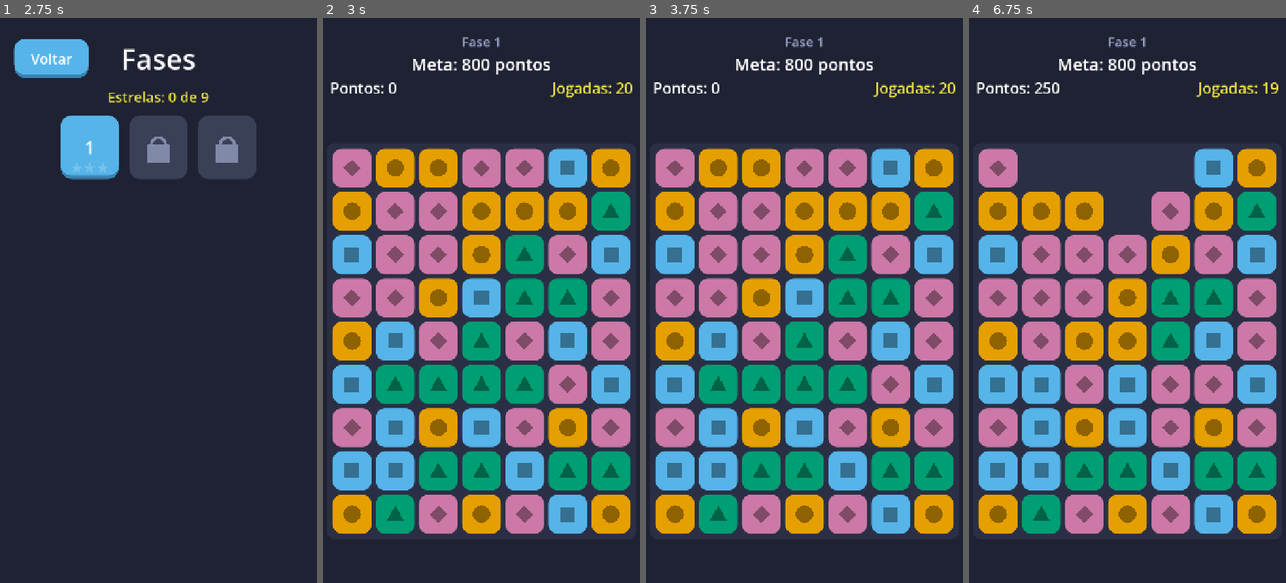
Above: before the commit, frames 1-4 (left to right).
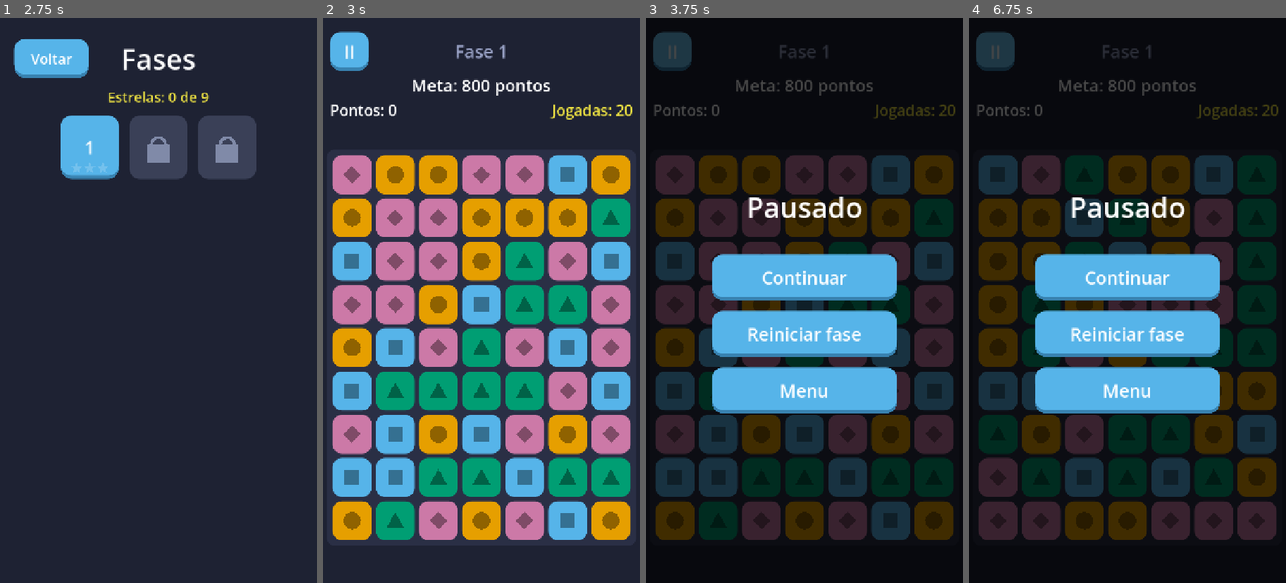
Above: after the commit, the same moments.

Repository: matheusmontagner8/colorbitz
Game: Godot game, scene res://scenes/main_menu.tscn
The game is run twice, just before and just after one commit, with the same random seed, the same clock (stepped at 60 frames per second) and the same inputs.
Inputs (mouse positions are in pixels of both pictures, inside the frame that each line leads up to):
- Up to frame 1 (2.75 s): click "Jogar" at 0.5 s; click "Voltar" at 1.25 s; click "Jogar" at 2 s
- Up to frame 2 (3 s): click "1" at 2.75 s
- Up to frame 3 (3.75 s): click (671, 51) at 3.5 s, where only the run after the commit has a clickable "II"
- Up to frame 4 (6.75 s): click (1127, 277) at 4.25 s, where only the run after the commit has a clickable "Continuar"; click (994, 51) at 5 s, where only the run after the commit has a clickable "II"; click (1127, 334) at 5.75 s, where only the run after the commit has a clickable "Reiniciar fase"; click (994, 51) at 6.5 s, where only the run after the commit has a clickable "II"

Frame 1 is identical in both runs. In frame 2, 27% of the frame differs, in the area x 2-98%, y 2-93%; in frame 3, 95%; in frame 4, 95%, in the area x 0-100%, y 0-100%.

Commit message:
Jogo: pausa, resultado com estrelas, progresso salvo e botão voltar
Pausa via SceneTree.paused com overlays em PROCESS_MODE_ALWAYS; pausa
automática quando o app vai para segundo plano.

Co-Authored-By: Claude Opus 5.5 <noreply@anthropic.com>

Diff:
--- a/scripts/game_view.gd
+++ b/scripts/game_view.gd
@@ -1,20 +1,18 @@
-## Cena de jogo (Semana 1): mostra o tabuleiro, recebe toques e anima.
+## Tela de jogo: tabuleiro, HUD, pausa e resultado.
 ## Toda a regra do jogo fica em board.gd / game_session.gd; aqui é só interface.
 extends Control
 
 const GameSession = preload("res://scripts/game_session.gd")
 const LevelLoader = preload("res://scripts/level_loader.gd")
 const BlockView = preload("res://scripts/block_view.gd")
-
-const BG_COLOR := Color("#1e2233")
+const StarsView = preload("res://scripts/ui/stars_view.gd")
+
 const BOARD_BG := Color("#2a2f45")
-const HUD_HEIGHT := 200.0
+const HUD_HEIGHT := 230.0
 const MARGIN := 16.0
 const POP_TIME := 0.15
 const FALL_TIME := 0.22
 
-var _levels: Array = []
-var _level_index := 0
 var _session  # game_session.gd
 var _blocks := {}  # Vector2i -> BlockView
 var _cell := 64.0
@@ -24,37 +22,46 @@
 
 var _board_root: Control
 var _board_bg: Panel
+var _pause_button: Button
 var _level_label: Label
 var _goal_label: Label
 var _score_label: Label
 var _moves_label: Label
-var _overlay: Control
-var _result_label: Label
+var _pause_overlay: Control
+var _result_overlay: Control
+var _result_title: Label
+var _result_stars: StarsView
+var _result_score: Label
 var _next_button: Button
 
 
 func _ready() -> void:
-	_levels = LevelLoader.load_levels()
 	_build_ui()
 	resized.connect(_layout)
-	_start_level(0)
-
+	_start_level()
+
+
+# --- Construção da interface -------------------------------------------------
 
 func _build_ui() -> void:
-	var bg := ColorRect.new()
-	bg.color = BG_COLOR
-	bg.set_anchors_preset(Control.PRESET_FULL_RECT)
-	bg.mouse_filter = Control.MOUSE_FILTER_IGNORE
-	add_child(bg)
+	_pause_button = Button.new()
+	_pause_button.text = "II"
+	_pause_button.position = Vector2(MARGIN, MARGIN * 2)
+	_pause_button.size = Vector2(88, 88)
+	_pause_button.pressed.connect(_pause)
+	add_child(_pause_button)
 
 	var hud := VBoxContainer.new()
 	hud.set_anchors_preset(Control.PRESET_TOP_WIDE)
 	hud.offset_left = MARGIN
 	hud.offset_right = -MARGIN
 	hud.offset_top = MARGIN * 2
-	hud.add_theme_constant_override("separation", 4)
+	hud.mouse_filter = Control.MOUSE_FILTER_IGNORE
+	hud.add_theme_constant_override("separation", 6)
 	add_child(hud)
-	_level_label = _make_label(hud, 30, Color("#9aa3c7"))
+	_level_label = _make_label(hud, 40, Color("#9aa3c7"))
+	_level_label.custom_minimum_size.y = 88
+	_level_label.vertical_alignment = VERTICAL_ALIGNMENT_CENTER
 	_goal_label = _make_label(hud, 38, Color.WHITE)
 	var row := HBoxContainer.new()
 	hud.add_child(row)
@@ -64,6 +71,7 @@
 	_moves_label = _make_label(row, 34, Color("#F0E442"))
 	_moves_label.size_flags_horizontal = Control.SIZE_EXPAND_FILL
 	_moves_label.horizontal_alignment = HORIZONTAL_ALIGNMENT_RIGHT
+	move_child(_pause_button, -1)  # botão acima do HUD para receber o toque
 
 	_board_bg = Panel.new()
 	var sb := StyleBoxFlat.new()
@@ -74,27 +82,53 @@
 	add_child(_board_bg)
 
 	_board_root = Control.new()
-	_board_root.clip_contents = false
 	_board_root.gui_input.connect(_on_board_input)
 	add_child(_board_root)
 
-	_build_overlay()
-
-
-func _build_overlay() -> void:
-	_overlay = ColorRect.new()
-	(_overlay as ColorRect).color = Color(0, 0, 0, 0.7)
-	_overlay.set_anchors_preset(Control.PRESET_FULL_RECT)
-	add_child(_overlay)
+	_build_pause_overlay()
+	_build_result_overlay()
+
+
+func _make_overlay() -> Array:
+	var overlay := ColorRect.new()
+	overlay.color = Color(0, 0, 0, 0.72)
+	overlay.set_anchors_preset(Control.PRESET_FULL_RECT)
+	overlay.process_mode = Node.PROCESS_MODE_ALWAYS  # funciona com o jogo pausado
+	overlay.visible = false
+	add_child(overlay)
 	var center := CenterContainer.new()
 	center.set_anchors_preset(Control.PRESET_FULL_RECT)
-	_overlay.add_child(center)
+	overlay.add_child(center)
 	var box := VBoxContainer.new()
 	box.add_theme_constant_override("separation", 24)
 	center.add_child(box)
-	_result_label = _make_label(box, 52, Color.WHITE)
-	_next_button = _make_button(box, "Próxima fase", func(): _start_level(_level_index + 1))
-	_make_button(box, "Jogar de novo", func(): _start_level(_level_index))
+	return [overlay, box]
+
+
+func _build_pause_overlay() -> void:
+	var parts := _make_overlay()
+	_pause_overlay = parts[0]
+	var box: VBoxContainer = parts[1]
+	_make_label(box, 64, Color.WHITE).text = "Pausado"
+	_make_spacer(box, 16)
+	_make_button(box, "Continuar", _resume)
+	_make_button(box, "Reiniciar fase", _restart)
+	_make_button(box, "Menu", GameState.go_to_menu)
+
+
+func _build_result_overlay() -> void:
+	var parts := _make_overlay()
+	_result_overlay = parts[0]
+	var box: VBoxContainer = parts[1]
+	_result_title = _make_label(box, 64, Color.WHITE)
+	_result_stars = StarsView.new()
+	_result_stars.custom_minimum_size = Vector2(360, 110)
+	box.add_child(_result_stars)
+	_result_score = _make_label(box, 36, Color("#9aa3c7"))
+	_make_spacer(box, 16)
+	_next_button = _make_button(box, "Próxima fase", func(): GameState.play_level(GameState.current_index + 1))
+	_make_button(box, "Tentar de novo", _restart)
+	_make_button(box, "Fases", GameState.go_to_level_select)
 
 
 func _make_label(parent: Node, font_size: int, color: Color) -> Label:
@@ -109,21 +143,29 @@
 func _make_button(parent: Node, text: String, on_pressed: Callable) -> Button:
 	var b := Button.new()
 	b.text = text
-	b.custom_minimum_size = Vector2(380, 96)
-	b.add_theme_font_size_override("font_size", 36)
+	b.custom_minimum_size = Vector2(420, 104)
 	b.pressed.connect(on_pressed)
 	parent.add_child(b)
 	return b
 
 
-func _start_level(index: int) -> void:
+func _make_spacer(parent: Node, height: float) -> void:
+	var s := Control.new()
+	s.custom_minimum_size = Vector2(0, height)
+	parent.add_child(s)
+
+
+# --- Ciclo da fase ------------------------------------------------------------
+
+func _start_level() -> void:
 	_generation += 1
 	_busy = false
-	_level_index = clampi(index, 0, _levels.size() - 1)
-	for b in _blocks.values():
-		b.queue_free()
+	get_tree().paused = false
+	# Remove todos os blocos, inclusive os que estavam no meio de uma animação.
+	for child in _board_root.get_children():
+		child.queue_free()
 	_blocks.clear()
-	_session = LevelLoader.build_session(_levels[_level_index])
+	_session = LevelLoader.build_session(GameState.current_level())
 	var board = _session.board
 	for y in board.height:
 		for x in board.width:
@@ -134,10 +176,44 @@
 			block.color_index = c
 			_board_root.add_child(block)
 			_blocks[Vector2i(x, y)] = block
-	_overlay.visible = false
+	_pause_overlay.visible = false
+	_result_overlay.visible = false
+	_pause_button.disabled = false
 	_layout()
 	_update_hud()
 
+
+func _restart() -> void:
+	_start_level()
+
+
+func _pause() -> void:
+	if _result_overlay.visible:
+		return
+	get_tree().paused = true
+	_pause_overlay.visible = true
+
+
+func _resume() -> void:
+	_pause_overlay.visible = false
+	get_tree().paused = false
+
+
+func _notification(what: int) -> void:
+	match what:
+		NOTIFICATION_WM_GO_BACK_REQUEST:  # botão "voltar" do Android
+			if _result_overlay.visible:
+				GameState.go_to_level_select()
+			elif _pause_overlay.visible:
+				_resume()
+			else:
+				_pause()
+		NOTIFICATION_APPLICATION_PAUSED:  # app foi para segundo plano
+			if is_node_ready() and not _pause_overlay.visible:
+				_pause()
+
+
+# --- Layout e entrada ---------------------------------------------------------
 
 func _layout() -> void:
 	if _session == null:
@@ -203,10 +279,10 @@
 		removed.append(block)
 		pop.tween_property(block, "scale", Vector2.ZERO, POP_TIME).set_trans(Tween.TRANS_BACK).set_ease(Tween.EASE_IN)
 	await pop.finished
+	if gen != _generation:
+		return
 	for block in removed:
 		block.queue_free()
-	if gen != _generation:
-		return
 
 	if not result.moves.is_empty():
 		var moved := {}
@@ -228,11 +304,13 @@
 	_busy = false
 	_layout()
 	if _session.status != GameSession.Status.PLAYING:
-		_show_result()
-
+		_finish()
+
+
+# --- HUD e resultado ----------------------------------------------------------
 
 func _update_hud() -> void:
-	_level_label.text = "Fase %d" % (_level_index + 1)
+	_level_label.text = "Fase %d" % (GameState.current_index + 1)
 	if _session.goal_type() == "color":
 		var color_name: String = BlockView.COLOR_NAMES[int(_session.goal.get("color", 0)) % BlockView.COLOR_NAMES.size()]
 		_goal_label.text = "Meta: %d / %d blocos %s" % [mini(_session.goal_progress(), _session.goal_target()), _session.goal_target(), color_name]
@@ -242,12 +320,19 @@
 	_moves_label.text = "Jogadas: %d" % _session.moves_left
 
 
-func _show_result() -> void:
+func _finish() -> void:
 	var won: bool = _session.status == GameSession.Status.WON
+	var stars: int = _session.stars()
 	if won:
-		var s: int = _session.stars()
-		_result_label.text = "Vitória!\nEstrelas: %d de 3" % s
+		GameState.complete_current_level(stars)
+		_result_title.text = "Vitória!"
 	else:
-		_result_label.text = "Fim de jogo"
-	_next_button.visible = won and _level_index + 1 < _levels.size()
-	_overlay.visible = true
+		_result_title.text = "Não foi dessa vez"
+	_result_stars.count = stars
+	_result_stars.visible = won
+	_result_score.text = "Pontos: %d" % _session.score
+	_next_button.visible = won and GameState.has_next_level()
+	_pause_button.disabled = true
+	_result_overlay.modulate.a = 0.0
+	_result_overlay.visible = true
+	create_tween().tween_property(_result_overlay, "modulate:a", 1.0, 0.25)
